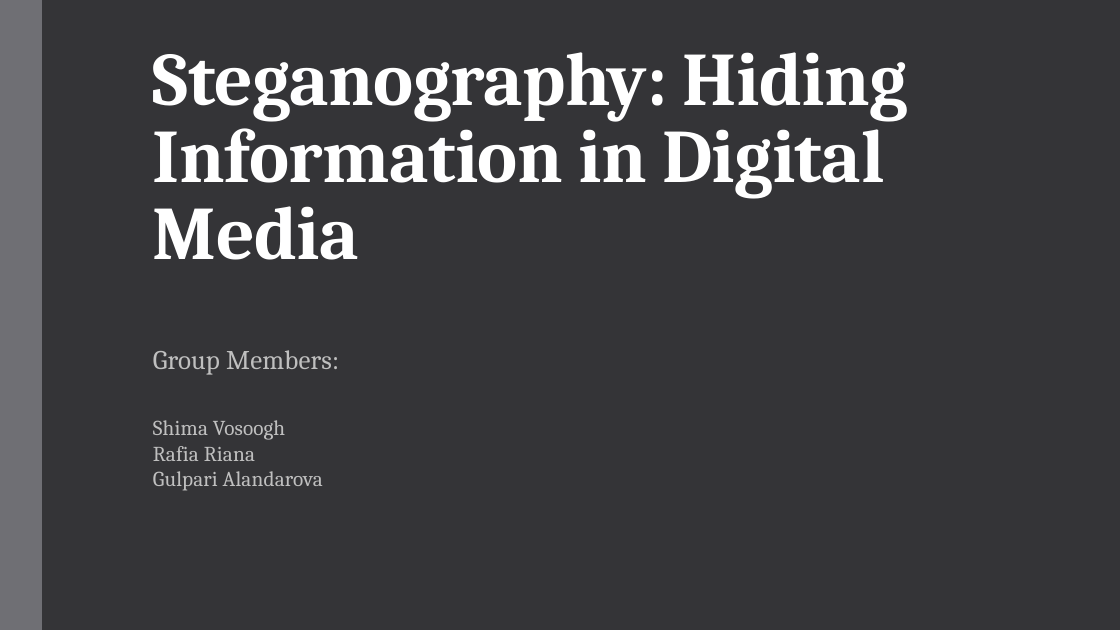
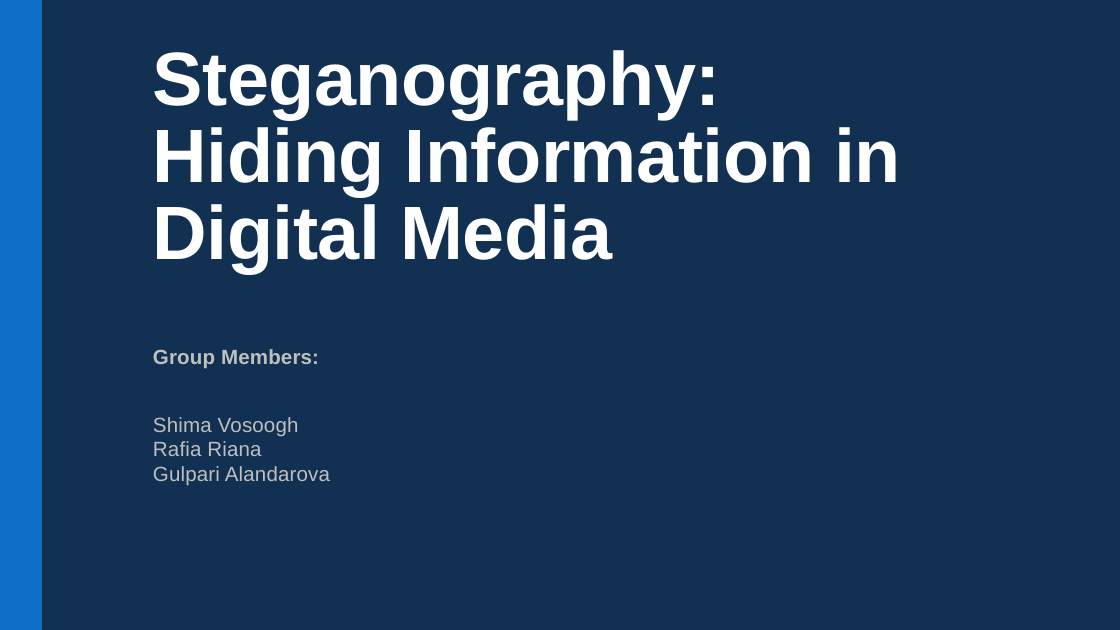
Before and after one commit to shima3021/CEP146-Project1, a slide deck: slide 1 of steganographySlides.pptx. Drawn at 1120x630 pixels with LibreOffice and Linux fonts; fonts in the diff are those of the drawing. Boxes give left, top, right and bottom in pixels: in the first picture for what was removed or moved away, otherwise in the second. Text is boxed around its words. In the diff, an @@ line names an element or a change of style, - is before the commit and + after.

Commit message:
Changing the slides color tone

```diff
--- a/steganographySlides.pptx
+++ b/steganographySlides.pptx
@@ background #353537 to #113052 @@
@@ rectangle at <box>0,0,42,630</box>: fill #6F6F74 to #0F6FC6 @@
@@ title "Steganography: Hiding Information in Digital ..." at <box>153,50,902,273</box>: font Cambria to Arial @@
@@ subtitle "Group Members:" at <box>153,349,330,486</box>: size 23.1 to 17.6 pt, bold on in "Group Members:"; font Cambria to Arial; size 18.2 to 17.6 pt in "Shima Vosoogh Rafia Riana Gulpari Alandarova" @@
```
Also in this commit, not shown: 4 other slides changed.
